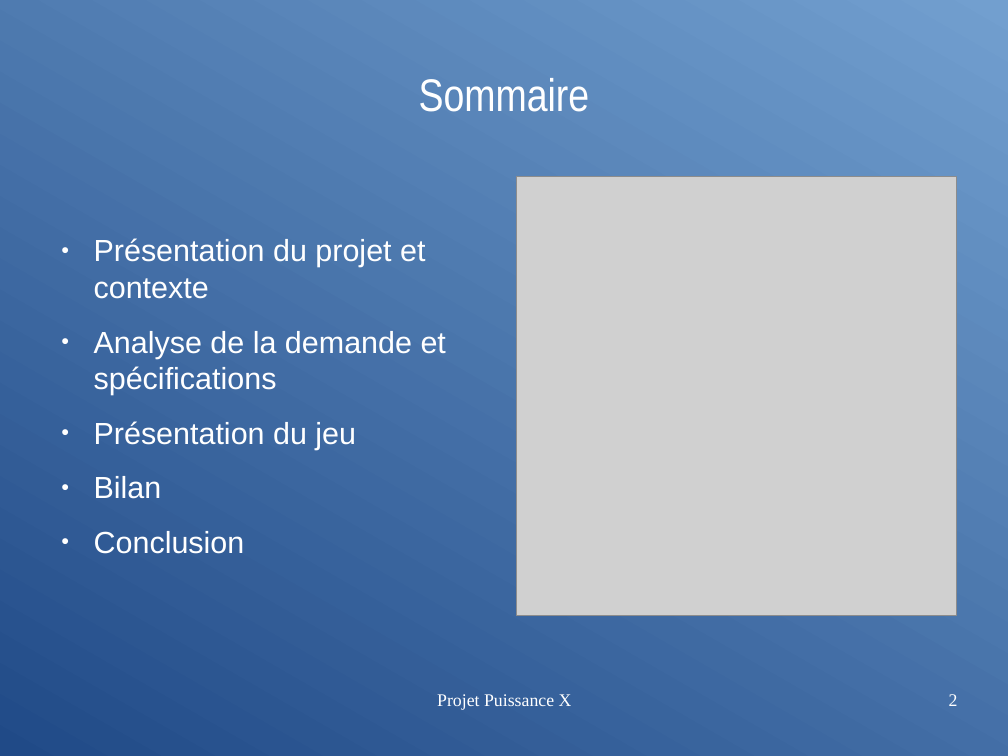
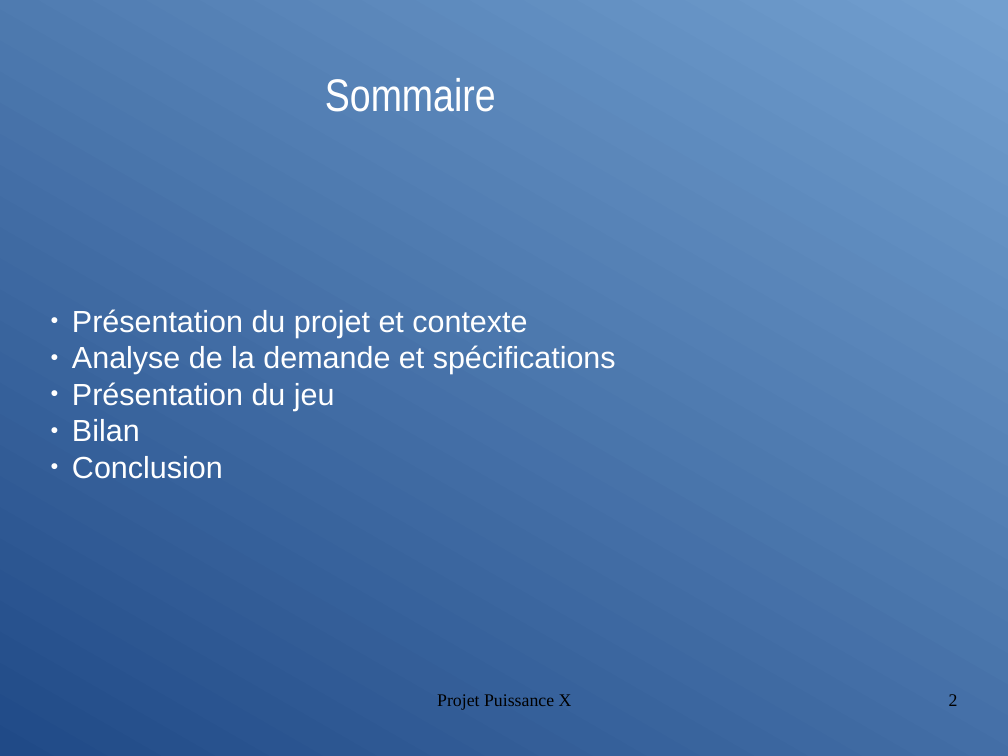
Before and after one commit to benjamin-clement-matthieu/cdc_puissance_X, a slide deck: slide 2 of ppt.odp. Drawn at 1008x756 pixels with LibreOffice and Linux fonts; fonts in the diff are those of the drawing; grey boxes stand for pictures; background and template pictures are left out. Boxes give left, top, right and bottom in pixels: in the first picture for what was removed or moved away, otherwise in the second. Text is boxed around its words. In the diff, an @@ line names an element or a change of style, - is before the commit and + after.

```diff
--- a/ppt.odp
+++ b/ppt.odp
@@ title "Sommaire" moved from (x1=419, y1=78, x2=590, y2=112) to (x1=325, y1=78, x2=496, y2=112) @@
@@ picture removed at (x1=517, y1=177, x2=957, y2=615) @@
@@ subtitle "Présentation du projet et contexte" at (x1=72, y1=309, x2=616, y2=479): indent changed; less space between paragraphs; vertical alignment top to middle @@
@@ text "Projet Puissance X" at (x1=437, y1=694, x2=572, y2=710): text colour #FFFFFF to #000000 @@
@@ page number at (x1=949, y1=694, x2=958, y2=706): text colour #FFFFFF to #000000 @@
```
Also in this commit, not shown: 15 other slides changed.
